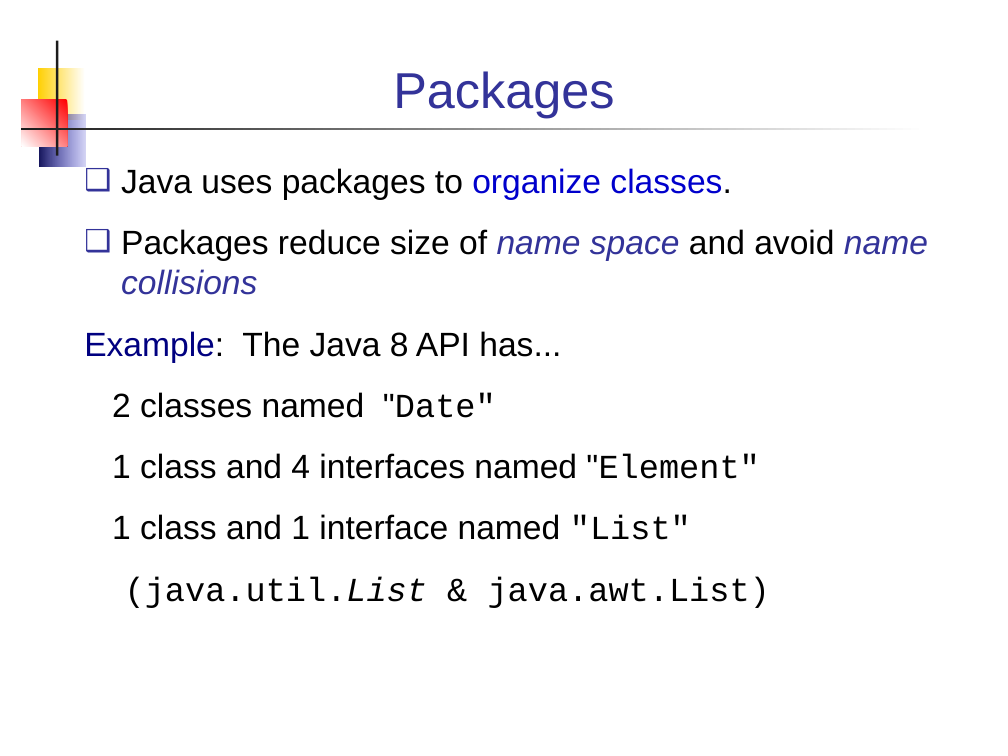
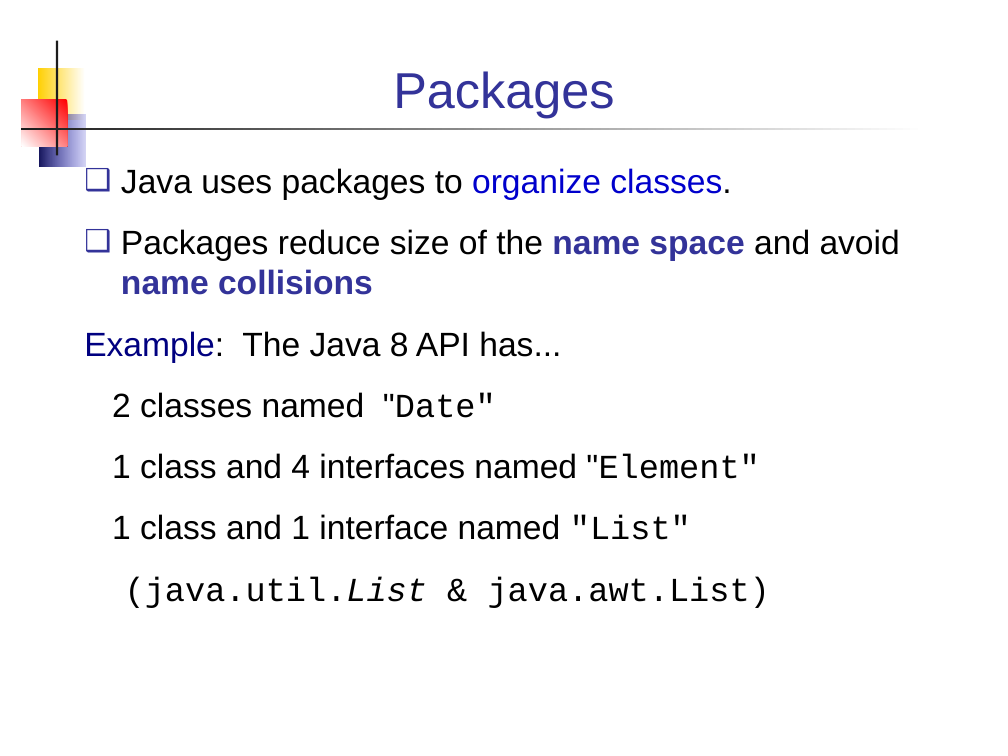
Before and after one commit to skeoop/skeoop.github.io, a slide deck: slide 4 of assignments/Ex1-Java-Review.ppt. Drawn at 1008x756 pixels with LibreOffice and Linux fonts; fonts in the diff are those of the drawing. Boxes give left, top, right and bottom in pixels: in the first picture for what was removed or moved away, otherwise in the second. Text is boxed around its words. In the diff, an @@ line names an element or a change of style, - is before the commit and + after.

```diff
--- a/assignments/Ex1-Java-Review.ppt
+++ b/assignments/Ex1-Java-Review.ppt
@@ text at (84,168,770,608): indent changed @@
@@ text at (121,229,900,295): text changed @@
-❑ Packages reduce size of name space and avoid name collisions
+❑ Packages reduce size of the name space and avoid name collisions
```
Also in this commit, not shown: 4 other slides changed, 2 slides added, 13 other files.
